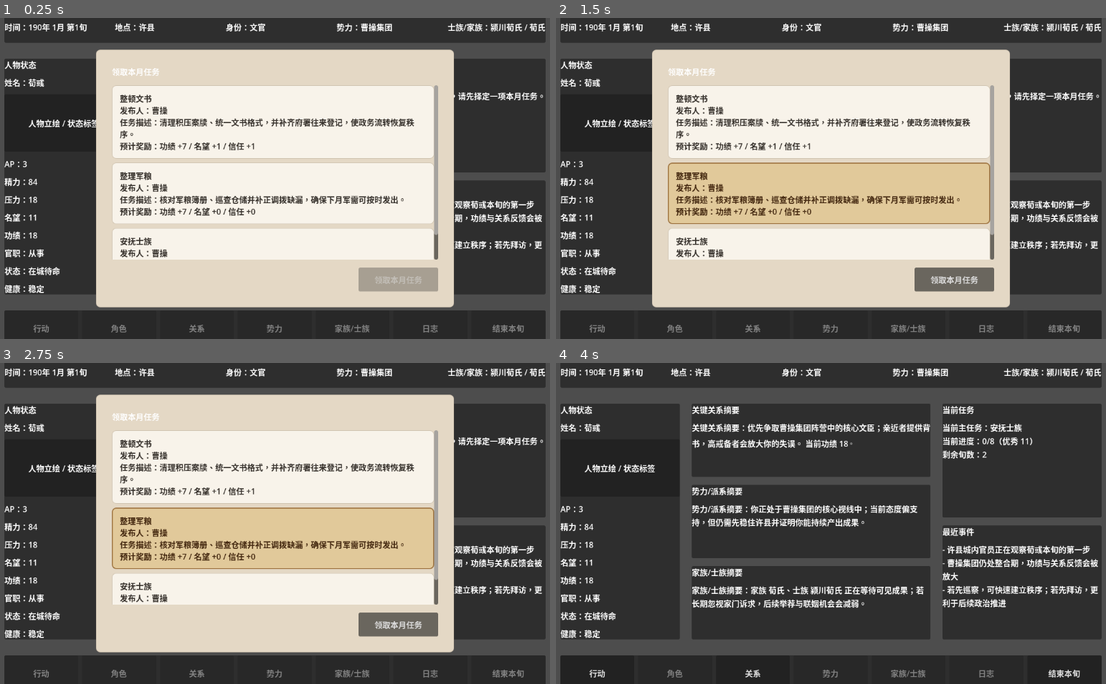
Above: before the commit, frames 1-4 (two rows, left to right).
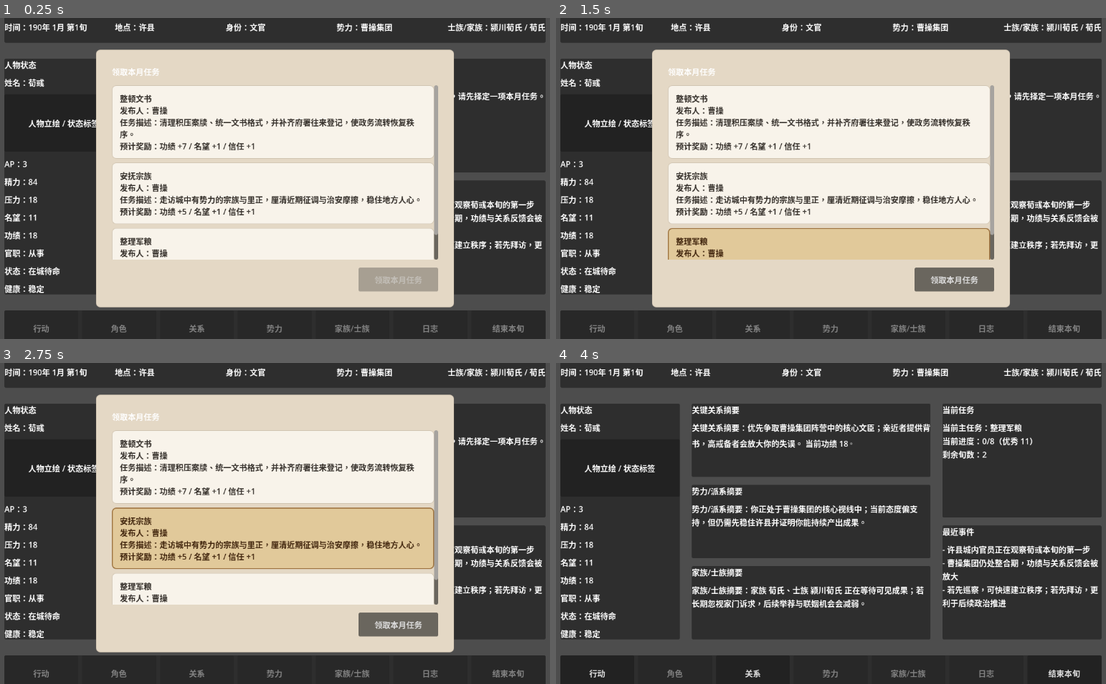
Above: after the commit, the same moments.

Repository: brand6/three-kingdoms-simulator
Game: Godot game, scene res://scenes/main/MainScene.tscn
Two runs of this game, one before a commit and one after it. Both use one fixed random seed, a clock stepped at 60 frames per second and the inputs below.
Inputs:
- Up to frame 1 (0.25 s): no input
- Up to frame 2 (1.5 s): click "整顿文书 发布人：曹操 任务描述：清理积压案牍、统一文书格…" at 0.5 s; click "整理军粮 发布人：曹操 任务描述：核对军粮簿册、巡查仓储并…" at 1.25 s
- Up to frame 3 (2.75 s): click "整理军粮 发布人：曹操 任务描述：核对军粮簿册、巡查仓储并…" (after the commit: "安抚宗族 发布人：曹操 任务描述：走访城中有势力的宗族与里…") at 2 s
- Up to frame 4 (4 s): click "安抚士族 发布人：曹操 任务描述：前往地方士族之间协调言议…" (after the commit: "整理军粮 发布人：曹操 任务描述：核对军粮簿册、巡查仓储并…") at 2.75 s; click "领取本月任务" at 3.5 s

The runs differ from the first frame. In frame 1, 1.0% of the frame differs, in the area x 21-77%, y 47-71%; in frame 2, 17%, in the area x 20-80%, y 44-76%; in frame 3, 0.9%; in frame 4, less than 0.1%.

Commit message:
feat(quick-260408-lbn): load phase2 definitions from generated json
- extend the generated dataset loader and repository cache for action task and office data
- build runtime office task and action metadata from exported JSON instead of only tres directories

Diff:
--- a/three-kingdoms-simulator/scripts/autoload/DataRepository.gd
+++ b/three-kingdoms-simulator/scripts/autoload/DataRepository.gd
@@ -3,6 +3,8 @@
 const RUNTIME_RELATION_STATE_SCRIPT := preload("res://scripts/runtime/RuntimeRelationState.gd")
 const GAME_SESSION_SCRIPT := preload("res://scripts/runtime/GameSession.gd")
 const PLAYER_CAREER_STATE_SCRIPT := preload("res://scripts/runtime/PlayerCareerState.gd")
+const OFFICE_DATA_SCRIPT := preload("res://scripts/data/resources/OfficeData.gd")
+const TASK_TEMPLATE_DATA_SCRIPT := preload("res://scripts/data/resources/TaskTemplateData.gd")
 
 const PHASE1_SCENARIO_ID := "scenario_190_smoke"
 
@@ -11,6 +13,7 @@
 var _is_loaded: bool = false
 var _offices_by_id: Dictionary = {}
 var _task_templates_by_id: Dictionary = {}
+var _actions_by_id: Dictionary = {}
 var _task_pool_rules_by_id: Dictionary = {}
 var _promotion_rules_by_id: Dictionary = {}
 var _setup_patches_by_id: Dictionary = {}
@@ -52,6 +55,10 @@
 
 func get_task_template(id: String) -> Variant:
 	return _task_templates_by_id.get(id)
+
+
+func get_action(id: String) -> Dictionary:
+	return Dictionary(_actions_by_id.get(id, {})).duplicate(true)
 
 
 func get_task_pool_rule(id: String) -> Variant:
@@ -74,7 +81,21 @@
 
 
 func get_task_templates() -> Array:
-	return _task_templates_by_id.values()
+	var templates: Array = _task_templates_by_id.values()
+	templates.sort_custom(func(a: Variant, b: Variant) -> bool:
+		return int(a.ui_priority) > int(b.ui_priority)
+	)
+	return templates
+
+
+func get_actions() -> Array[Dictionary]:
+	var actions: Array[Dictionary] = []
+	for action in _actions_by_id.values():
+		actions.append(Dictionary(action).duplicate(true))
+	actions.sort_custom(func(a: Dictionary, b: Dictionary) -> bool:
+		return int(a.get("menu_order", 0)) < int(b.get("menu_order", 0))
+	)
+	return actions
 
 
 func get_task_pool_rules() -> Array:
@@ -184,11 +205,78 @@
 
 
 func _load_phase21_resources() -> void:
-	_offices_by_id = _load_resources_by_id("res://data/offices")
+	_offices_by_id = _build_generated_offices_by_id()
+	_task_templates_by_id = _build_generated_task_templates_by_id()
+	_actions_by_id = _build_generated_actions_by_id()
 	_promotion_rules_by_id = _load_resources_by_id("res://data/office_rules")
-	_task_templates_by_id = _load_resources_by_id("res://data/tasks")
 	_task_pool_rules_by_id = _load_resources_by_id("res://data/task_rules")
 	_setup_patches_by_id = _load_resources_by_id("res://data/scenario_patches")
+
+
+func _build_generated_actions_by_id() -> Dictionary:
+	var actions_by_id: Dictionary = {}
+	for action_record in _repository.get_actions():
+		var action_id := str(action_record.get("id", ""))
+		if action_id.is_empty():
+			continue
+		actions_by_id[action_id] = Dictionary(action_record).duplicate(true)
+	return actions_by_id
+
+
+func _build_generated_offices_by_id() -> Dictionary:
+	var offices_by_id: Dictionary = {}
+	for office_record in _repository.get_office_records():
+		var office_id := str(office_record.get("id", ""))
+		if office_id.is_empty():
+			continue
+		var office = OFFICE_DATA_SCRIPT.new()
+		office.id = office_id
+		office.name = str(office_record.get("name", ""))
+		office.tier = int(office_record.get("tier", 0))
+		office.description = str(office_record.get("description", ""))
+		office.unlock_task_tags = _to_string_array(office_record.get("unlock_task_tags", []))
+		office.blocked_task_tags = _to_string_array(office_record.get("blocked_task_tags", []))
+		office.merit_threshold = int(office_record.get("merit_threshold", 0))
+		office.next_office_id = str(office_record.get("next_office_id", ""))
+		office.prev_office_id = str(office_record.get("prev_office_id", ""))
+		office.address_title = str(office_record.get("address_title", ""))
+		office.stipend_text = str(office_record.get("stipend_text", ""))
+		office.is_phase2_1_available = bool(office_record.get("is_phase2_1_available", true))
+		office.sort_order = int(office_record.get("sort_order", 0))
+		offices_by_id[office_id] = office
+	return offices_by_id
+
+
+func _build_generated_task_templates_by_id() -> Dictionary:
+	var templates_by_id: Dictionary = {}
+	for task_record in _repository.get_task_template_records():
+		var task_id := str(task_record.get("id", ""))
+		if task_id.is_empty():
+			continue
+		var template = TASK_TEMPLATE_DATA_SCRIPT.new()
+		template.id = task_id
+		template.name = str(task_record.get("name", ""))
+		template.issuer_character_id = str(task_record.get("issuer_character_id", ""))
+		template.issuer_role_tag = str(task_record.get("issuer_role_tag", ""))
+		template.task_type = str(task_record.get("task_type", ""))
+		template.task_tags = _to_string_array(task_record.get("task_tags", []))
+		template.min_office_tier = int(task_record.get("min_office_tier", 0))
+		template.max_office_tier = int(task_record.get("max_office_tier", 99))
+		template.description = str(task_record.get("description", ""))
+		template.objective_summary = str(task_record.get("objective_summary", ""))
+		template.duration_months = int(task_record.get("duration_months", 1))
+		template.difficulty = int(task_record.get("difficulty", 1))
+		template.progress_rule_id = str(task_record.get("progress_rule_id", ""))
+		template.success_condition = _to_dictionary(task_record.get("success_condition", {}))
+		template.excellent_condition = _to_dictionary(task_record.get("excellent_condition", {}))
+		template.base_rewards = _to_dictionary(task_record.get("base_rewards", {}))
+		template.bonus_rewards = _to_dictionary(task_record.get("bonus_rewards", {}))
+		template.fail_result = _to_dictionary(task_record.get("fail_result", {}))
+		template.followup_tags = _to_string_array(task_record.get("followup_tags", []))
+		template.ui_priority = int(task_record.get("ui_priority", 0))
+		template.is_phase2_1_available = bool(task_record.get("is_phase2_1_available", true))
+		templates_by_id[task_id] = template
+	return templates_by_id
 
 
 func _load_resources_by_id(dir_path: String) -> Dictionary:
@@ -206,6 +294,17 @@
 		file_name = dir.get_next()
 	dir.list_dir_end()
 	return resources_by_id
+
+
+func _to_dictionary(value: Variant) -> Dictionary:
+	return Dictionary(value).duplicate(true)
+
+
+func _to_string_array(value: Variant) -> Array[String]:
+	var result: Array[String] = []
+	for item in Array(value):
+		result.append(str(item))
+	return result
 
 
 func _apply_setup_patch_relations(session: GameSession, setup_patch: Variant) -> void:
--- a/three-kingdoms-simulator/scripts/data/JsonDefinitionLoader.gd
+++ b/three-kingdoms-simulator/scripts/data/JsonDefinitionLoader.gd
@@ -12,27 +12,37 @@
 
 	var dataset_files: Dictionary = index.get(dataset_id, {}) as Dictionary
 	return {
-		"scenario": _read_json("%s/%s" % [GENERATED_ROOT, str(dataset_files.get("scenario", ""))]),
-		"characters": _read_json("%s/%s" % [GENERATED_ROOT, str(dataset_files.get("characters", ""))]),
-		"factions": _read_json("%s/%s" % [GENERATED_ROOT, str(dataset_files.get("factions", ""))]),
-		"cities": _read_json("%s/%s" % [GENERATED_ROOT, str(dataset_files.get("cities", ""))])
+		"scenario": _read_dataset_file(dataset_files, "scenario", {}),
+		"characters": _read_dataset_file(dataset_files, "characters", []),
+		"factions": _read_dataset_file(dataset_files, "factions", []),
+		"cities": _read_dataset_file(dataset_files, "cities", []),
+		"actions": _read_dataset_file(dataset_files, "actions", []),
+		"task_templates": _read_dataset_file(dataset_files, "task_templates", []),
+		"offices": _read_dataset_file(dataset_files, "offices", [])
 	}
 
 
-func _read_json(path: String) -> Variant:
+func _read_dataset_file(dataset_files: Dictionary, key: String, fallback: Variant) -> Variant:
+	var relative_path := str(dataset_files.get(key, ""))
+	if relative_path.is_empty():
+		return fallback
+	return _read_json("%s/%s" % [GENERATED_ROOT, relative_path], fallback)
+
+
+func _read_json(path: String, fallback: Variant = {}) -> Variant:
 	if path.is_empty() or not FileAccess.file_exists(path):
 		push_error("JSON file not found: %s" % path)
-		return {}
+		return fallback
 
 	var file := FileAccess.open(path, FileAccess.READ)
 	if file == null:
 		push_error("Failed to open JSON file: %s" % path)
-		return {}
+		return fallback
 
 	var parser := JSON.new()
 	var error := parser.parse(file.get_as_text())
 	if error != OK:
 		push_error("Failed to parse JSON file: %s" % path)
-		return {}
+		return fallback
 
 	return parser.data
--- a/three-kingdoms-simulator/scripts/data/ScenarioRepository.gd
+++ b/three-kingdoms-simulator/scripts/data/ScenarioRepository.gd
@@ -5,6 +5,9 @@
 var character_by_id: Dictionary = {}
 var faction_by_id: Dictionary = {}
 var city_by_id: Dictionary = {}
+var action_by_id: Dictionary = {}
+var task_template_by_id: Dictionary = {}
+var office_by_id: Dictionary = {}
 
 
 func ingest_dataset(dataset: Dictionary) -> void:
@@ -12,6 +15,9 @@
 	character_by_id.clear()
 	faction_by_id.clear()
 	city_by_id.clear()
+	action_by_id.clear()
+	task_template_by_id.clear()
+	office_by_id.clear()
 
 	var scenario_data: Dictionary = dataset.get("scenario", {})
 	if not scenario_data.is_empty():
@@ -30,6 +36,24 @@
 		var city := CityDefinition.from_dictionary(item)
 		city_by_id[city.id] = city
 
+	for item in dataset.get("actions", []):
+		var action_record: Dictionary = Dictionary(item).duplicate(true)
+		var action_id := str(action_record.get("id", ""))
+		if not action_id.is_empty():
+			action_by_id[action_id] = action_record
+
+	for item in dataset.get("task_templates", []):
+		var task_template_record: Dictionary = Dictionary(item).duplicate(true)
+		var task_template_id := str(task_template_record.get("id", ""))
+		if not task_template_id.is_empty():
+			task_template_by_id[task_template_id] = task_template_record
+
+	for item in dataset.get("offices", []):
+		var office_record: Dictionary = Dictionary(item).duplicate(true)
+		var office_id := str(office_record.get("id", ""))
+		if not office_id.is_empty():
+			office_by_id[office_id] = office_record
+
 
 func get_scenario(id: String) -> ScenarioDefinition:
 	return scenario_by_id.get(id) as ScenarioDefinition
@@ -45,3 +69,45 @@
 
 func get_city(id: String) -> CityDefinition:
 	return city_by_id.get(id) as CityDefinition
+
+
+func get_action(id: String) -> Dictionary:
+	return Dictionary(action_by_id.get(id, {})).duplicate(true)
+
+
+func get_actions() -> Array[Dictionary]:
+	var items: Array[Dictionary] = []
+	for action in action_by_id.values():
+		items.append(Dictionary(action).duplicate(true))
+	items.sort_custom(func(a: Dictionary, b: Dictionary) -> bool:
+		return int(a.get("menu_order", 0)) < int(b.get("menu_order", 0))
+	)
+	return items
+
+
+func get_task_template_record(id: String) -> Dictionary:
+	return Dictionary(task_template_by_id.get(id, {})).duplicate(true)
+
+
+func get_task_template_records() -> Array[Dictionary]:
+	var items: Array[Dictionary] = []
+	for task_template in task_template_by_id.values():
+		items.append(Dictionary(task_template).duplicate(true))
+	items.sort_custom(func(a: Dictionary, b: Dictionary) -> bool:
+		return int(a.get("ui_priority", 0)) > int(b.get("ui_priority", 0))
+	)
+	return items
+
+
+func get_office_record(id: String) -> Dictionary:
+	return Dictionary(office_by_id.get(id, {})).duplicate(true)
+
+
+func get_office_records() -> Array[Dictionary]:
+	var items: Array[Dictionary] = []
+	for office in office_by_id.values():
+		items.append(Dictionary(office).duplicate(true))
+	items.sort_custom(func(a: Dictionary, b: Dictionary) -> bool:
+		return int(a.get("sort_order", 0)) < int(b.get("sort_order", 0))
+	)
+	return items
--- a/three-kingdoms-simulator/scripts/systems/Phase2ActionCatalog.gd
+++ b/three-kingdoms-simulator/scripts/systems/Phase2ActionCatalog.gd
@@ -2,7 +2,6 @@
 class_name Phase2ActionCatalog
 
 const PHASE2_ACTION_SPEC_SCRIPT := preload("res://scripts/runtime/Phase2ActionSpec.gd")
-const PHASE2_ACTION_MENU_CONFIG := preload("res://data/config/phase2_action_menu_config.tres")
 
 const CATEGORY_GROWTH := "成长"
 const CATEGORY_RELATION := "关系"
@@ -37,49 +36,52 @@
 	visit_targets: Array[CharacterDefinition]
 ) -> Array:
 	var actions: Array = []
-	var base_specs := _build_base_specs_by_id()
-	for rule in _get_menu_rules():
-		var action_id := str(rule.get("action_id", ""))
-		if not base_specs.has(action_id):
+	for action_record in _get_action_records():
+		var action_id := str(action_record.get("id", ""))
+		if action_id.is_empty():
 			continue
-		var base_spec = base_specs[action_id]
-		var spec = PHASE2_ACTION_SPEC_SCRIPT.create(
-			base_spec.id,
-			base_spec.display_name,
-			base_spec.category_id,
-			base_spec.ap_cost,
-			base_spec.energy_delta,
-			base_spec.target_type,
-			base_spec.effect_summary,
-			base_spec.required_permission_tags,
-			"",
-			false
-		)
-		spec.disabled_reason = _get_disabled_reason(spec, protagonist, runtime_state, visit_targets, rule)
+		var spec = _build_spec_from_record(action_record)
+		if spec == null:
+			continue
+		spec.disabled_reason = _get_disabled_reason(spec, protagonist, runtime_state, visit_targets, action_record)
 		actions.append(spec)
 	return actions
 
 
-func _build_base_specs_by_id() -> Dictionary:
-	var specs := {}
-	specs["train"] = PHASE2_ACTION_SPEC_SCRIPT.create("train", "训练", CATEGORY_GROWTH, 1, -10, "none", "效果: 武艺历练 +6，压力 +3，功绩 +1")
-	specs["study"] = PHASE2_ACTION_SPEC_SCRIPT.create("study", "读书", CATEGORY_GROWTH, 1, -8, "none", "效果: 智略历练 +6，压力 +2，名望 +1")
-	specs["rest"] = PHASE2_ACTION_SPEC_SCRIPT.create("rest", "休整", CATEGORY_GROWTH, 1, 20, "none", "效果: 精力 +20，压力 -12")
-	specs["visit"] = PHASE2_ACTION_SPEC_SCRIPT.create("visit", "拜访", CATEGORY_RELATION, 1, -8, "character", "效果: 好感 +10，信任 +6，敬重 +2，戒备 -4")
-	specs["inspect"] = PHASE2_ACTION_SPEC_SCRIPT.create("inspect", "巡察", CATEGORY_GOVERNANCE, 1, -10, "none", "效果: 功绩 +5，政务历练 +4，压力 +4")
-	return specs
+func _data_repository() -> Node:
+	return Engine.get_main_loop().root.get_node("/root/DataRepository")
 
 
-func _get_menu_rules() -> Array:
-	if PHASE2_ACTION_MENU_CONFIG != null and PHASE2_ACTION_MENU_CONFIG.has_method("get_sorted_rules"):
-		return PHASE2_ACTION_MENU_CONFIG.get_sorted_rules()
-	return []
+func _build_spec_from_record(action_record: Dictionary) -> Variant:
+	var action_id := str(action_record.get("id", ""))
+	if action_id.is_empty():
+		return null
+	var spec = PHASE2_ACTION_SPEC_SCRIPT.create(
+		action_id,
+		str(action_record.get("display_name", "")),
+		str(action_record.get("category_id", CATEGORY_GROWTH)),
+		int(action_record.get("ap_cost", 0)),
+		int(action_record.get("energy_delta", 0)),
+		str(action_record.get("target_type", "none")),
+		str(action_record.get("effect_summary", "")),
+		_to_string_array(action_record.get("required_permission_tags", [])),
+		"",
+		bool(action_record.get("hidden_when_locked", false))
+	)
+	return spec
+
+
+func _get_action_records() -> Array[Dictionary]:
+	var records: Array[Dictionary] = []
+	for item in _data_repository().call("get_actions"):
+		records.append(Dictionary(item).duplicate(true))
+	return records
 
 
 func _is_identity_locked(rule: Dictionary, protagonist: CharacterDefinition) -> bool:
 	if protagonist == null:
 		return true
-	var allowed_identities: PackedStringArray = PackedStringArray(rule.get("allowed_identity_types", PackedStringArray()))
+	var allowed_identities := _to_string_array(rule.get("allowed_identity_types", []))
 	if allowed_identities.is_empty():
 		return false
 	return not allowed_identities.has(protagonist.identity_type)
@@ -105,3 +107,10 @@
 	if spec.id == "inspect" and protagonist != null and runtime_state.current_city_id != protagonist.city_id:
 		return REASON_WRONG_LOCATION
 	return ""
+
+
+func _to_string_array(value: Variant) -> Array[String]:
+	var result: Array[String] = []
+	for item in Array(value):
+		result.append(str(item))
+	return result
